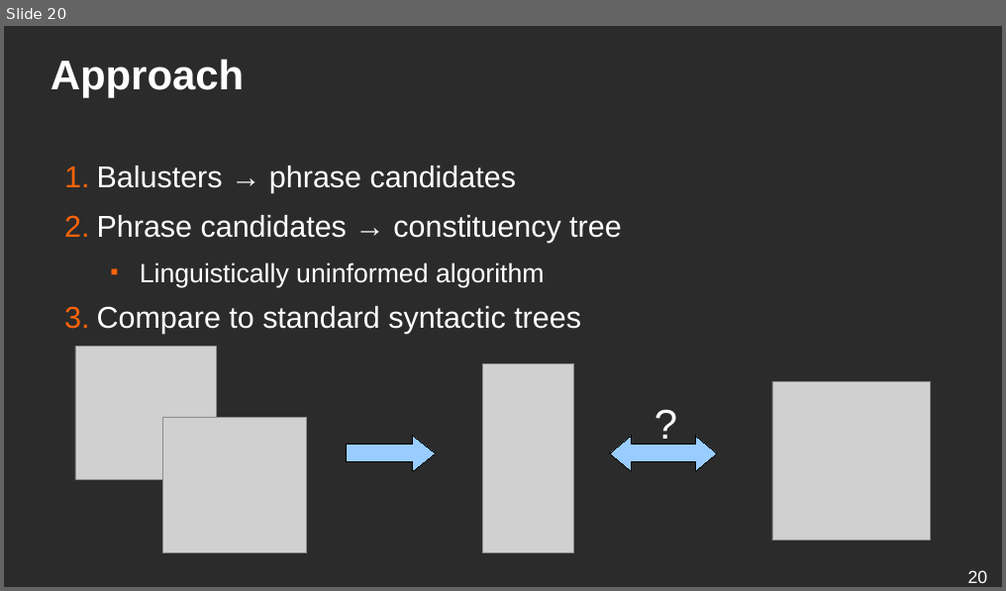
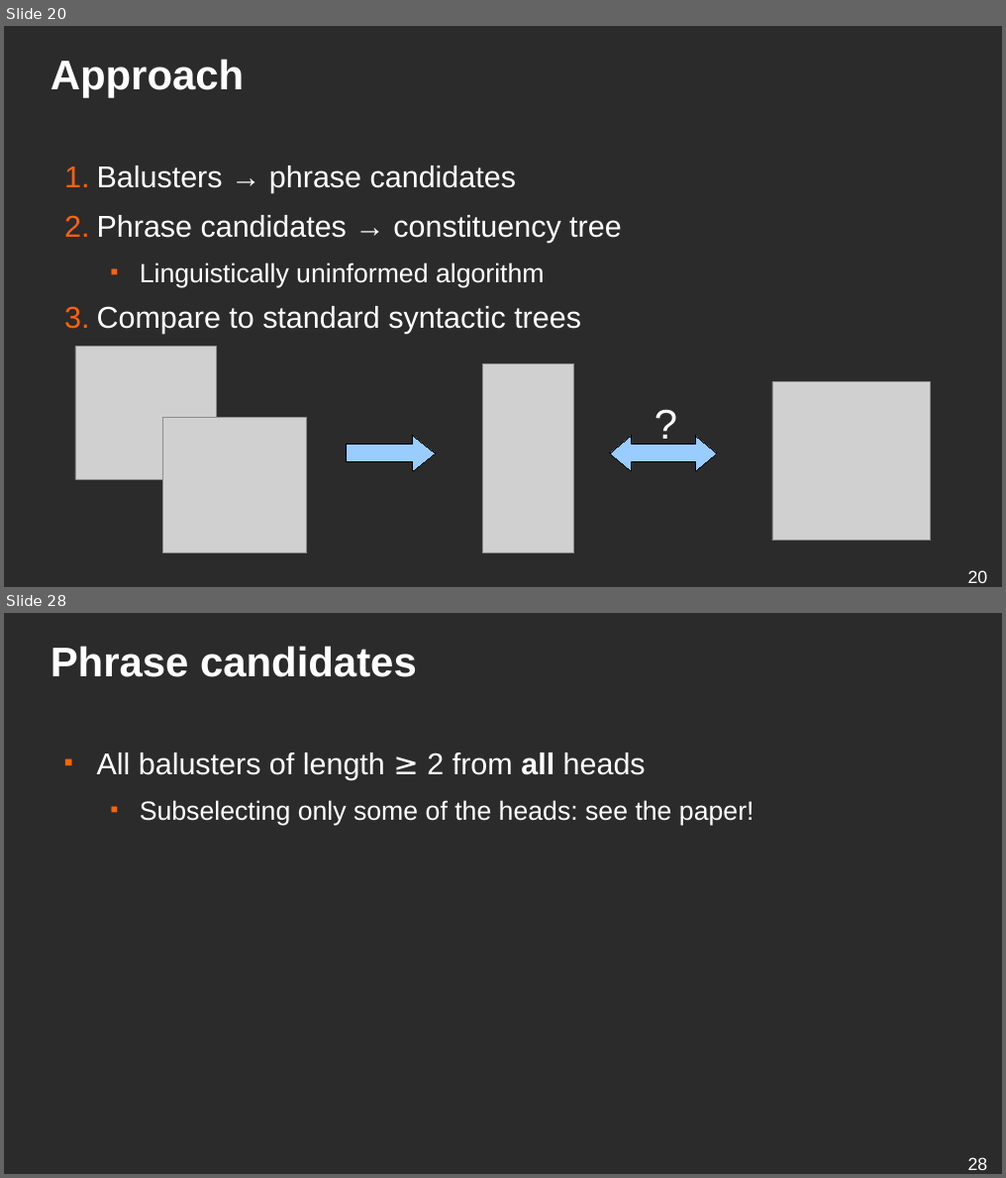
Before and after one commit to ufal/lsd, a slide deck: conferences/2019-blackbox-balustrades/presentation.odp. Shown one above the other, each under a label of ours: slide 20 before the commit, slides 20 and 28 after it; the slides between them are not shown. The pictures are 1006x591 and 1006x1178 pixels, drawn with LibreOffice and Linux fonts; fonts in the diff are those of the drawing; grey boxes stand for pictures; background and template pictures are left out; a plain dark background stands for a picture behind light text. Boxes give left, top, right and bottom in pixels: in the first picture for what was removed or moved away, otherwise in the second. Text is boxed around its words. In the diff, an @@ line names an element or a change of style, - is before the commit and + after.

```diff
--- a/conferences/2019-blackbox-balustrades/presentation.odp
+++ b/conferences/2019-blackbox-balustrades/presentation.odp
@@ slide 28 added at (4, 613, 1002, 1174), background picture (left out) @@
@@ title added at (51, 646, 417, 677), 33 pt, text #FFFFFF, bold @@
+Phrase candidates
@@ text added at (97, 753, 754, 825), 21 pt, text #FFFFFF @@
+■ All balusters of length ≥ 2 from all heads
+  ■ Subselecting only some of the heads: see the paper!
@@ page number added at (968, 1157, 988, 1170), 14 pt, text #FFFFFF @@
+28
```
Also in this commit, not shown: 3 slides changed, 13 other slides added, 11 slides removed, 1 other file.
